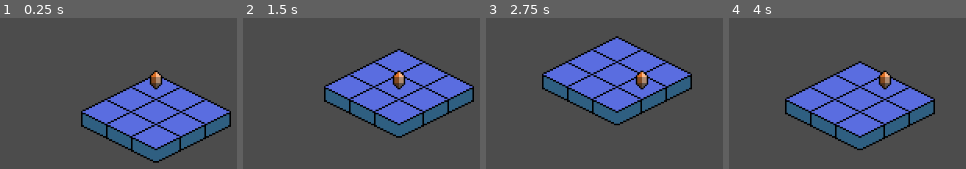
Above: before the commit, frames 1-4 (left to right).
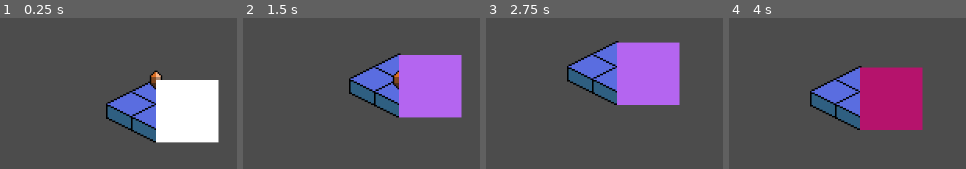
Above: after the commit, the same moments.

Repository: navisraditya/IDJCSUI
Game: Godot game, scene res://Scenes/Testing/Testing.tscn
Two runs of this game, one before a commit and one after it. Both use one fixed random seed, a clock stepped at 60 frames per second and the inputs below. Before the commit the project has no main scene; this scene is started directly in both runs.
Inputs:
- Up to frame 1 (0.25 s): no input
- Up to frame 2 (1.5 s): tap Enter at 0.5 s; hold Right (ui_right) 0.53-1.28 s; tap Space at 1.25 s; hold Down (ui_down) from 1.28 s (still down)
- Up to frame 3 (2.75 s): tap Enter at 2 s; release Down (ui_down) at 2.03 s; hold Right (ui_right) from 2.03 s (still down)
- Up to frame 4 (4 s): tap Space at 2.75 s; release Right (ui_right) at 2.78 s; hold Up (ui_up) 2.78-3.53 s; tap Enter at 3.5 s; hold Left (ui_left) from 3.53 s (still down)

The runs differ from the first frame. In frame 1, 22% of the frame differs, in the area x 34-98%, y 39-97%; in frame 2, 22%; in frame 3, 22%, in the area x 23-87%, y 11-71%; in frame 4, 22%.

Commit message:
ZAP! init

Diff:
--- /dev/null
+++ b/Scenes/Background_change/Background.gd
@@ -0,0 +1,12 @@
+extends ColorRect
+
+func _ready():
+	self.color = Color(1.0, 1.0, 1.0, 1.0)
+
+func change_background_color():
+	self.color = Color(randf(), randf(), randf(), 1.0)
+
+
+func _input(event):
+	if event.is_action_pressed("ZAP!"):
+		change_background_color()
--- /dev/null
+++ b/Scenes/Background_change/Background.tscn
@@ -0,0 +1,8 @@
+[gd_scene load_steps=2 format=2]
+
+[ext_resource path="res://Scenes/Background_change/Background.gd" type="Script" id=1]
+
+[node name="Background" type="ColorRect"]
+margin_right = 40.0
+margin_bottom = 40.0
+script = ExtResource( 1 )
--- a/Scenes/Testing/Testing.tscn
+++ b/Scenes/Testing/Testing.tscn
@@ -1,8 +1,9 @@
-[gd_scene load_steps=6 format=2]
+[gd_scene load_steps=7 format=2]
 
 [ext_resource path="res://Scenes/Testing/TileMap.gd" type="Script" id=1]
 [ext_resource path="res://Scenes/Player/Player.tscn" type="PackedScene" id=2]
 [ext_resource path="res://Assets/Image/tester_tile.png" type="Texture" id=3]
+[ext_resource path="res://Scenes/Background_change/Background.tscn" type="PackedScene" id=4]
 
 [sub_resource type="ConvexPolygonShape2D" id=1]
 points = PoolVector2Array( 32, 32, 0, 32, 0, 0, 32, 0 )
@@ -36,9 +37,11 @@
 mode = 1
 tile_set = SubResource( 2 )
 cell_size = Vector2( 32, 16 )
+centered_textures = true
 format = 1
-tile_data = PoolIntArray( 0, 0, 0, 1, 0, 0, 2, 0, 0, 65536, 0, 0, 65537, 0, 0, 65538, 0, 0, 131072, 0, 0, 131073, 0, 0, 131074, 0, 0 )
+tile_data = PoolIntArray( 0, 0, 0, 1, 0, 0, 65536, 0, 0, 65537, 0, 0 )
 script = ExtResource( 1 )
 
 [node name="Player" parent="." instance=ExtResource( 2 )]
-position = Vector2( 0, 11 )
+
+[node name="Background" parent="." instance=ExtResource( 4 )]
--- a/Scenes/Testing/TileMap.gd
+++ b/Scenes/Testing/TileMap.gd
@@ -7,8 +7,8 @@
 	return get_cellv(pos)
 
 func cartesian_to_isometric(pos: Vector2):
-	var iso_x = (pos.x - pos.y) / 2
-	var iso_y = (pos.x + pos.y) / 2
+	var iso_x = (pos.x - pos.y)/2
+	var iso_y = (pos.x + pos.y)/2
 	return Vector2(iso_x, iso_y)
 
 # reference: https://www.youtube.com/watch?v=YAT-1S-78ms
--- a/project.godot
+++ b/project.godot
@@ -11,11 +11,20 @@
 [application]
 
 config/name="unnamed"
+run/main_scene="res://Scenes/Testing/Testing.tscn"
 config/icon="res://icon.png"
 
 [gui]
 
 common/drop_mouse_on_gui_input_disabled=true
+
+[input]
+
+ZAP!={
+"deadzone": 0.5,
+"events": [ Object(InputEventKey,"resource_local_to_scene":false,"resource_name":"","device":0,"alt":false,"shift":false,"control":false,"meta":false,"command":false,"pressed":false,"scancode":0,"physical_scancode":32,"unicode":0,"echo":false,"script":null)
+ ]
+}
 
 [physics]
 
